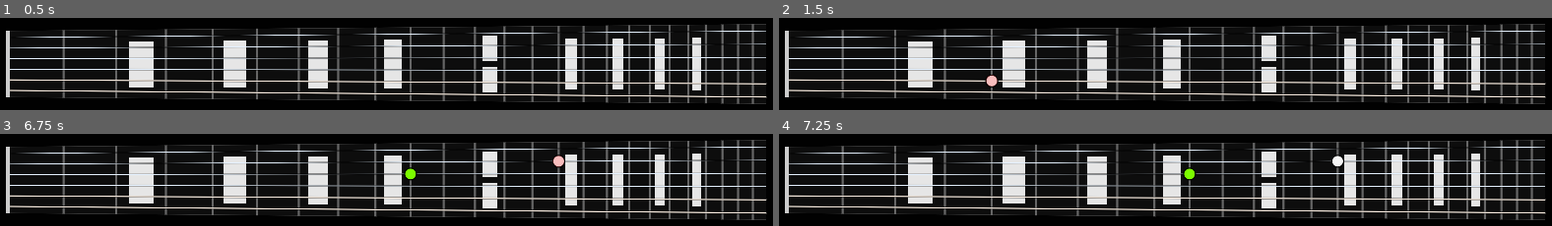
Above: before the commit, frames 1-4 (two rows, left to right).
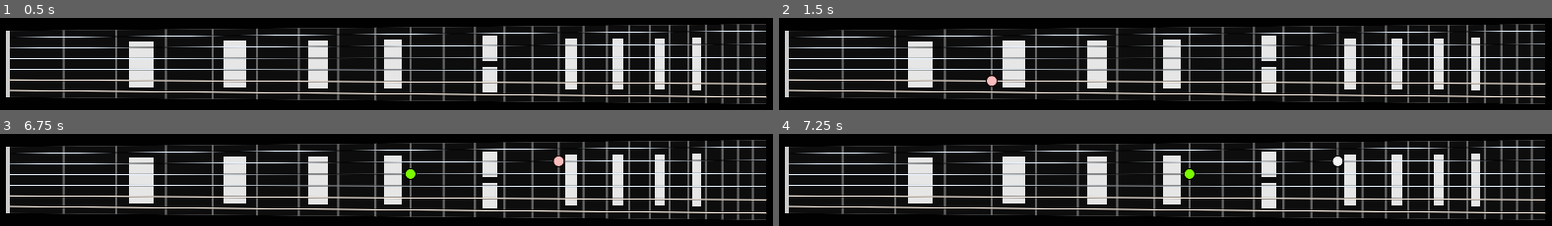
Above: after the commit, the same moments.

Repository: alexander-smoktal/guitar-master
Game: Godot game, scene res://Fretboard/FretboardScene.tscn
The game is run twice, just before and just after one commit, with the same random seed, the same clock (stepped at 60 frames per second) and the same inputs.
Inputs (mouse positions are in pixels of both pictures, inside the frame that each line leads up to):
- Up to frame 1 (0.5 s): no input
- Up to frame 2 (1.5 s): tap Enter at 0.5 s; move the mouse to (1335, 41) at 0.52 s; click (1335, 41) at 0.67 s; tap Space at 1.25 s; move the mouse to (1010, 86) at 1.27 s; click (1010, 86) at 1.42 s
- Up to frame 3 (6.75 s): tap Enter at 2, 3.5 s; move the mouse to (outside the picture) at 2.02 s; click (outside the picture) at 2.17 s; tap Space at 2.75, 4.25 s; move the mouse to (outside the picture) at 2.77 s; click (outside the picture) at 2.92 s; move the mouse to (outside the picture) at 3.52 s; click (outside the picture) at 3.67 s; move the mouse to (outside the picture) at 4.27 s; click (outside the picture) at 4.42 s; move the mouse to (425, 180) at 5.02 s; click (425, 180) at 5.17 s; move the mouse to (outside the picture) at 5.77 s; click (outside the picture) at 5.92 s; move the mouse to (556, 157) at 6.52 s; click (556, 157) at 6.67 s
- Up to frame 4 (7.25 s): no input

Frame 1 is identical in both runs. In frame 2, less than 0.1% of the frame differs, in the area x 26-29%, y 61-76%; in frame 3, 0.1%, in the area x 52-74%, y 22-52%; in frame 4, 0.1%.

Commit message:
Minor highlight fix

Diff:
--- a/Fretboard/NoteHighlight.gd
+++ b/Fretboard/NoteHighlight.gd
@@ -46,7 +46,7 @@
     queue_redraw()
 
 func _draw():
-    var radius = 12
+    var radius = 11
 
     draw_circle(Vector2(0, 0), radius, self.color)
     draw_arc(Vector2(0, 0), radius, 0, TAU, 30, self.outline_color, 1, true)
